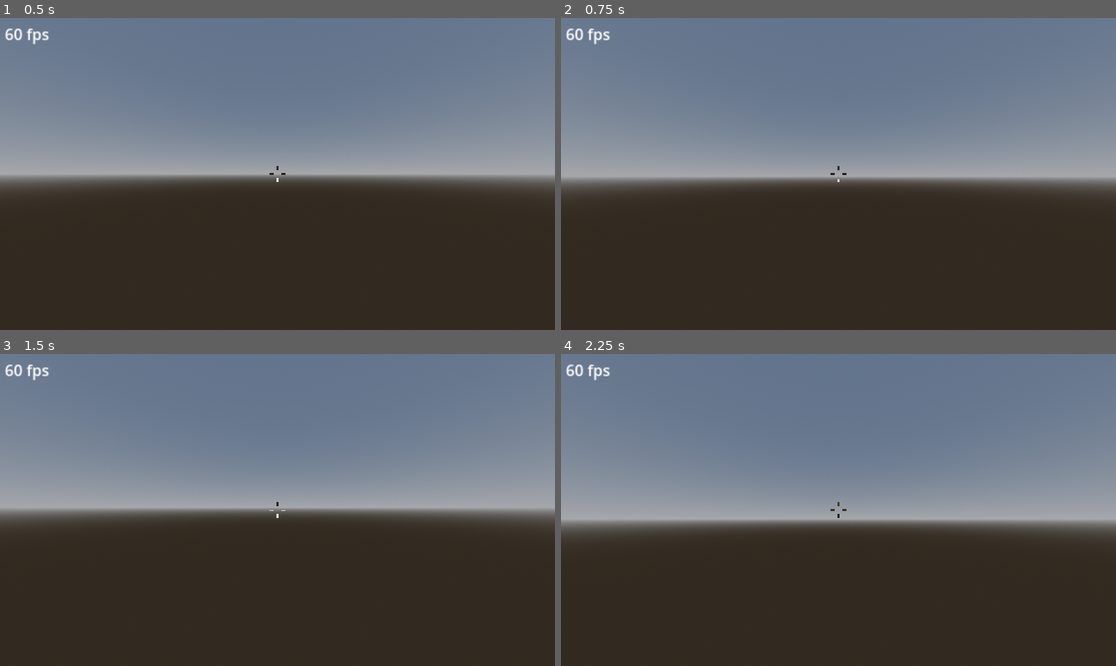
Above: before the commit, frames 1-4 (two rows, left to right).
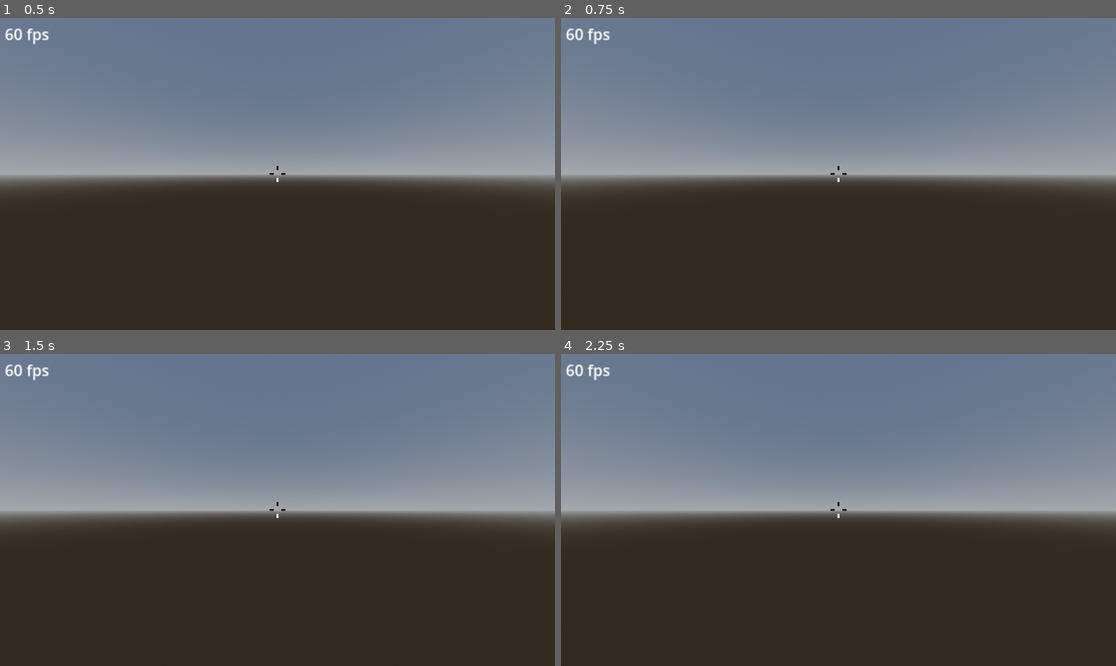
Above: after the commit, the same moments.

Repository: NatsuPotato/GodotCraft
Game: Godot game, scene res://test.tscn
Two runs of this game, one before a commit and one after it. Both use one fixed random seed, a clock stepped at 60 frames per second and the inputs below.
Inputs (mouse positions are in pixels of both pictures, inside the frame that each line leads up to):
- Up to frame 1 (0.5 s): no input
- Up to frame 2 (0.75 s): tap Enter at 0.5 s; move the mouse to (866, 174) at 0.52 s; hold W (strafe_forward) from 0.53 s (still down); hold Space (jump) from 0.53 s (still down); right-click (866, 174) at 0.6 s
- Up to frame 3 (1.5 s): keep holding W (strafe_forward); move the mouse to (249, 510) at 1.27 s; release Space (jump) at 1.28 s; tap Space (jump) at 1.35 s
- Up to frame 4 (2.25 s): keep holding W (strafe_forward); tap Space (jump) at 1.52, 1.82 s; right-click (810, 510) at 1.55 s; tap Enter at 2 s; move the mouse to (849, 503) at 2.02 s; hold Space (jump) from 2.03 s (still down); click (849, 503) at 2.1 s

Frame 1 is identical in both runs. In frame 2, 1.5% of the frame differs, in the area x 0-100%, y 50-53%; in frame 3, 1.4%; in frame 4, 5.6%, in the area x 0-100%, y 47-58%.

Commit message:
I forgot what I added

Diff:
--- a/player_controller.gd
+++ b/player_controller.gd
@@ -3,16 +3,14 @@
 @export var camera : Camera3D
 @export var mouse_sensitivity := 0.3
 @export var walk_speed := 5
-@export var fly_speed := 12
-@export var jump_speed := 5
+@export var fly_speed := 24
+@export var jump_speed := 7
+@export var max_fall_speed := 32
 
 var camera_pitch := 0.0
 
+var is_paused := true
 var is_flying := false
-
-func _ready() -> void:
-
-	Input.set_mouse_mode(Input.MOUSE_MODE_CAPTURED)
 
 func _process(delta: float) -> void:
 
@@ -52,7 +50,9 @@
 			velocity.z = 0
 
 	else:
-		velocity += get_gravity() * delta
+
+		if (velocity.y > -max_fall_speed):
+			velocity += get_gravity() * delta
 
 		if Input.is_action_just_pressed("jump") and is_on_floor():
 			velocity.y = jump_speed
@@ -80,12 +80,14 @@
 
 	elif event.is_action_pressed("pause"):
 
-		if Input.mouse_mode == Input.MOUSE_MODE_CAPTURED:
+		is_paused = !is_paused
+
+		if is_paused:
 			Input.set_mouse_mode(Input.MOUSE_MODE_VISIBLE)
 		else:
 			Input.set_mouse_mode(Input.MOUSE_MODE_CAPTURED)
 
-	elif event is InputEventMouseMotion:
+	elif !is_paused and event is InputEventMouseMotion:
 
 		rotation.y += deg_to_rad(-event.relative.x * mouse_sensitivity)
 
--- a/project.godot
+++ b/project.godot
@@ -62,3 +62,7 @@
 "events": [Object(InputEventKey,"resource_local_to_scene":false,"resource_name":"","device":-1,"window_id":0,"alt_press …(192 unchanged characters)…
 ]
 }
+
+[physics]
+
+3d/default_gravity=21.0
